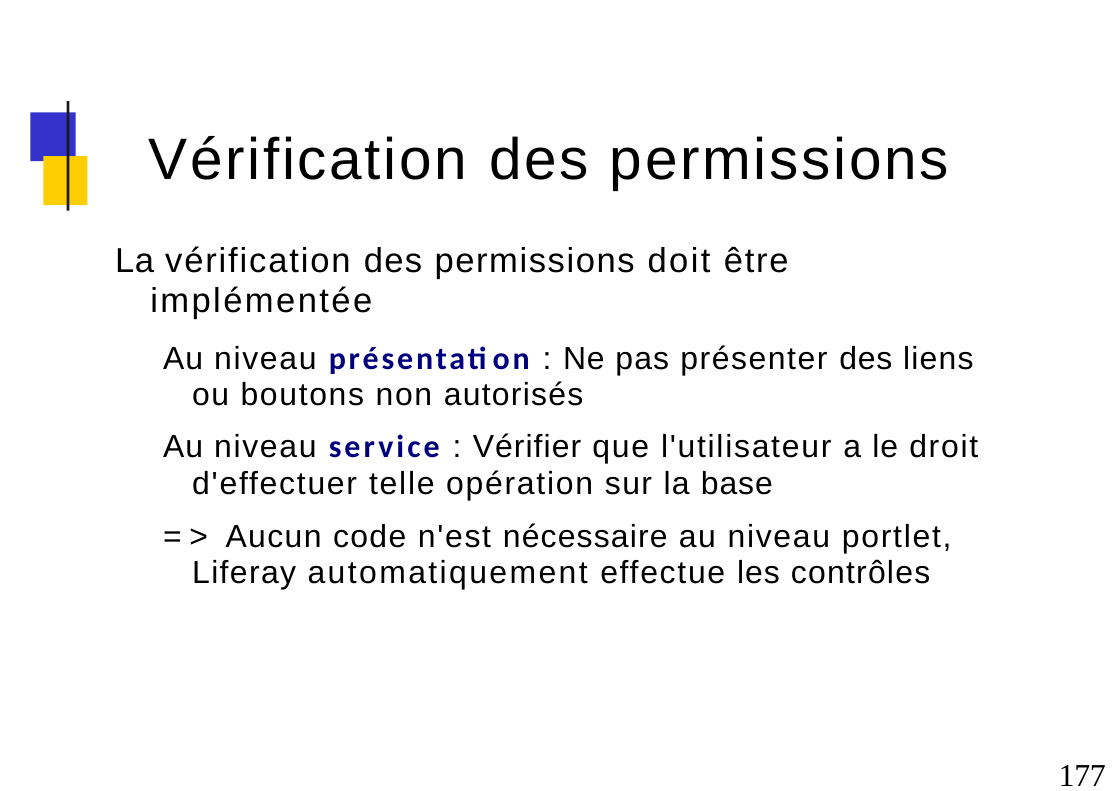
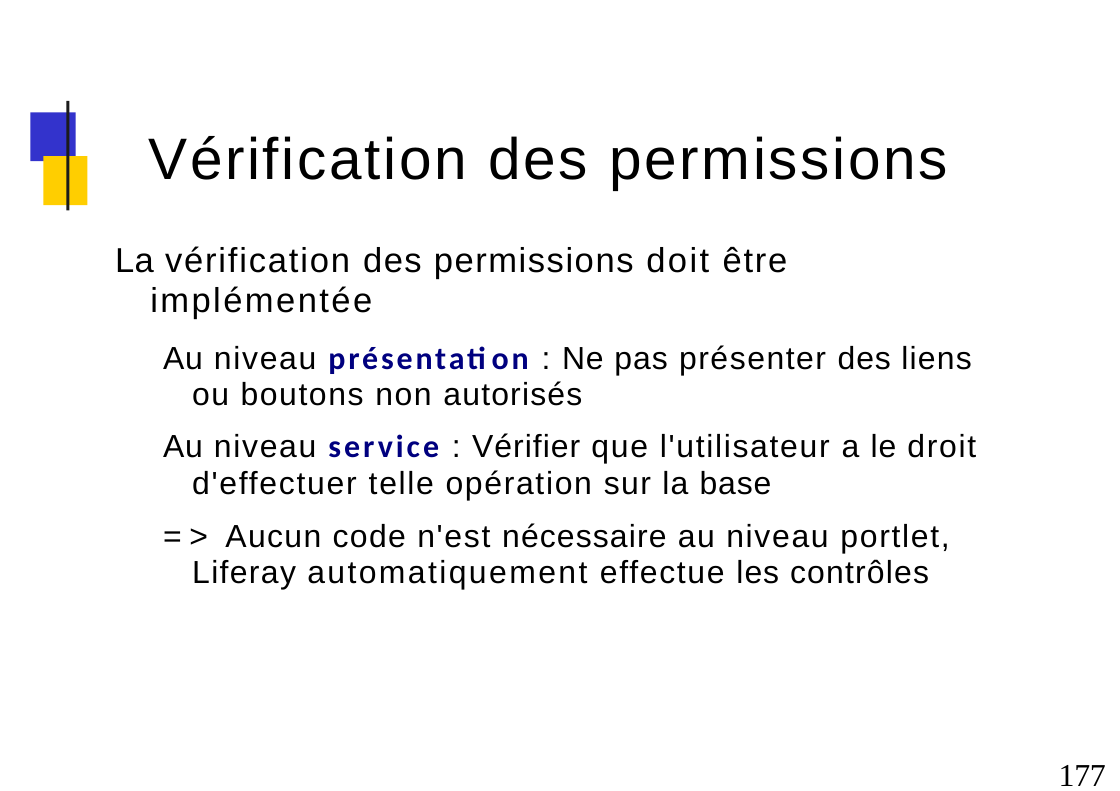
Before and after one commit to dthibau/liferay, a slide deck: slide 177 of Lrd7.pptx. Drawn at 1120x791 pixels with LibreOffice and Linux fonts; fonts in the diff are those of the drawing; background and template pictures are left out. Boxes give left, top, right and bottom in pixels: in the first picture for what was removed or moved away, otherwise in the second. Text is boxed around its words. In the diff, an @@ line names an element or a change of style, - is before the commit and + after.

```diff
--- a/Lrd7.pptx
+++ b/Lrd7.pptx
@@ title "Vérification des permissions" at (148, 136, 947, 190): letter spacing 1.9 to 1.8 pt in "des" @@
@@ text "La vérification des permissions doit ..." at (115, 246, 976, 590): letter spacing 1.1 to 1 pt in "des", "sur", "Aucun code Liferay"; letter spacing 0.8 to 0.7 pt in "Au", "Au", "les"; letter spacing 0.7 to 0.6 pt in "Ne des"; letter spacing 0.9 to 0.8 pt in "pas"; letter spacing 1.3 to 1.2 pt in "boutons non"; letter spacing 5.8 to 5.7 pt in "=>" @@
```
Also in this commit, not shown: 118 other slides changed, 17 other files.
